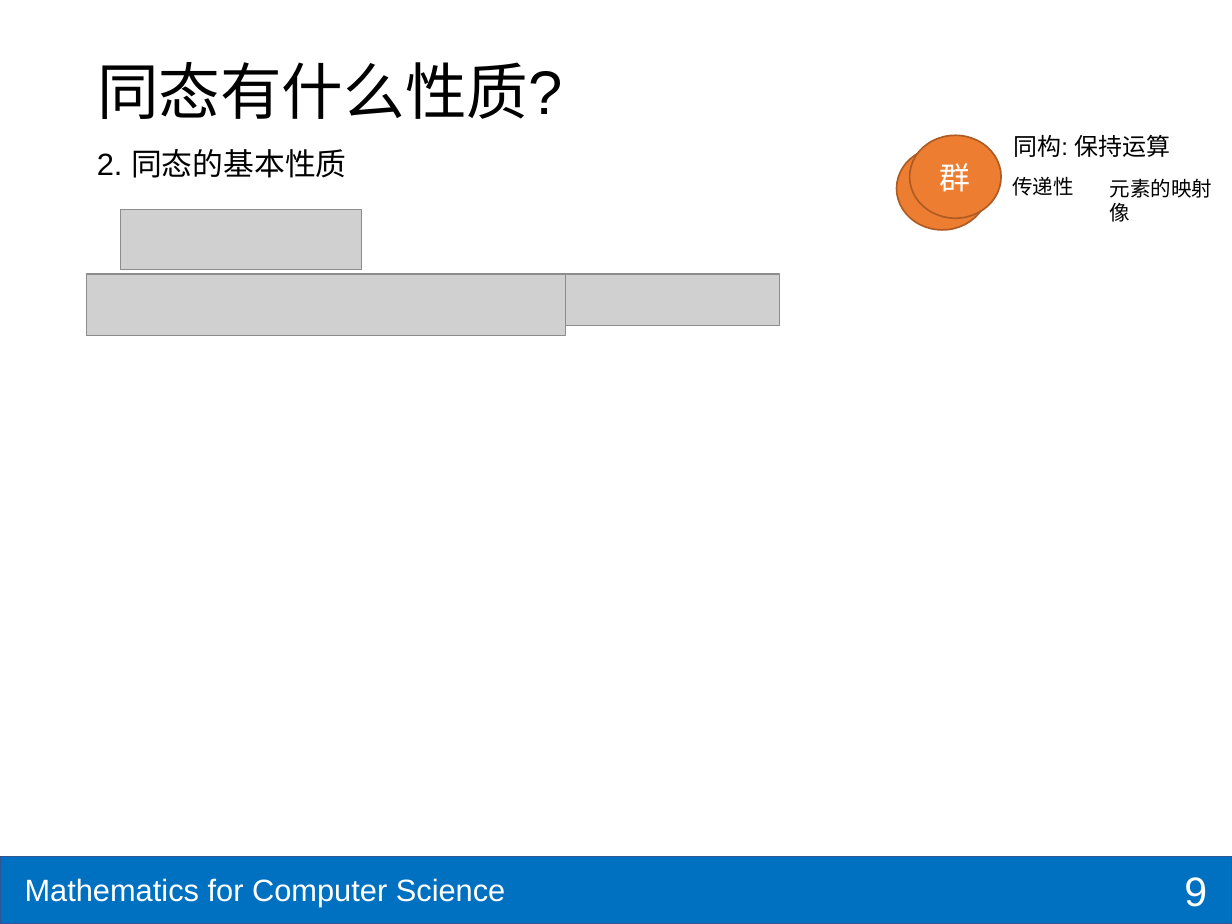
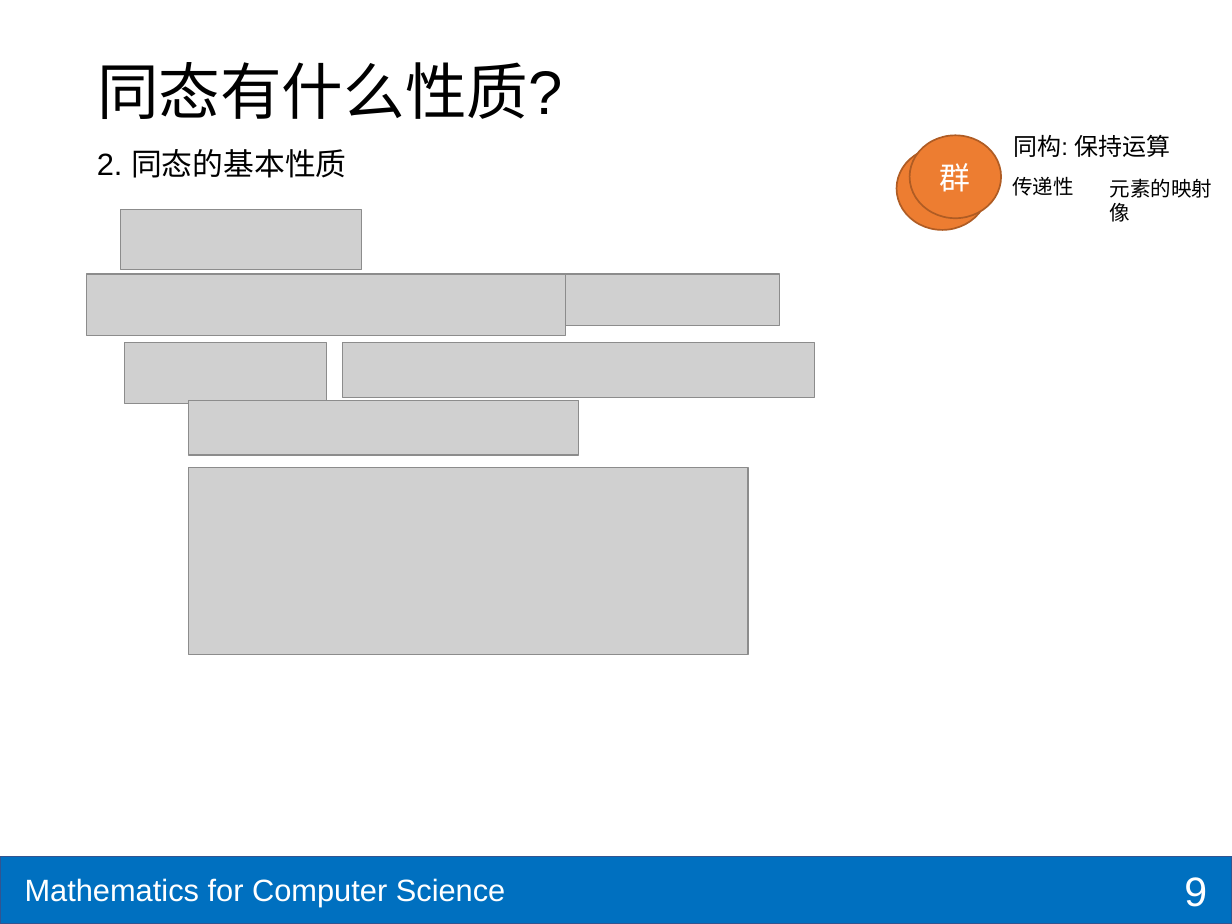
Before and after one commit to shzaiz/dx-public, a slide deck: slide 9 of notes/notes/mcs/9.5-group-theory/3-morphi.pptx. Drawn at 1232x924 pixels with LibreOffice and Linux fonts; fonts in the diff are those of the drawing; grey boxes stand for pictures. Boxes give left, top, right and bottom in pixels: in the first picture for what was removed or moved away, otherwise in the second. Text is boxed around its words. In the diff, an @@ line names an element or a change of style, - is before the commit and + after.

```diff
--- a/notes/notes/mcs/9.5-group-theory/3-morphi.pptx
+++ b/notes/notes/mcs/9.5-group-theory/3-morphi.pptx
@@ picture added at (124, 342, 326, 403) @@
@@ picture added at (342, 342, 814, 397) @@
@@ picture added at (188, 400, 579, 455) @@
@@ picture added at (188, 468, 748, 654) @@
```
Also in this commit, not shown: 2 slides added, 6 other files.
